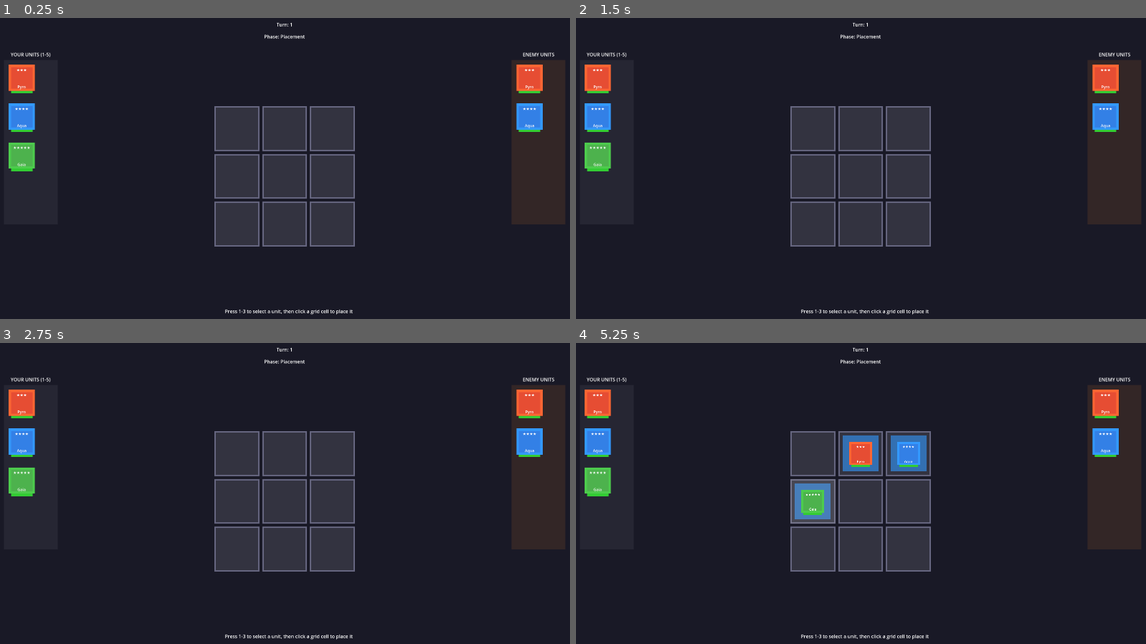
Above: before the commit, frames 1-4 (two rows, left to right).
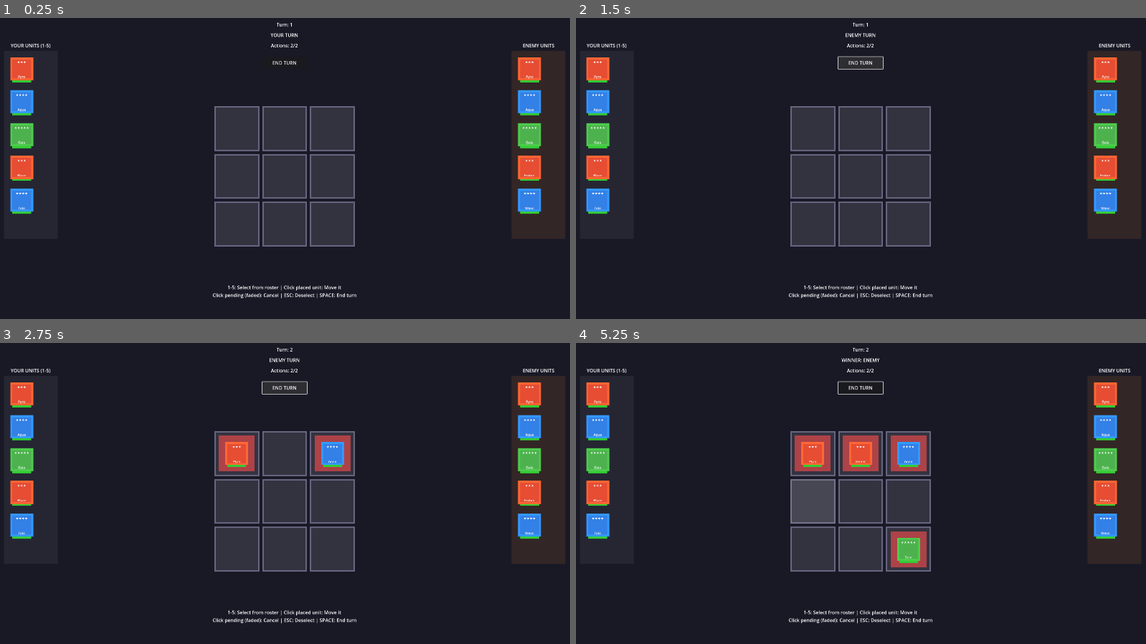
Above: after the commit, the same moments.

Repository: parrisgamedev-rgb/gacha-autobattler
Game: Godot game, scene res://scenes/battle/battle.tscn
Same seed, same stepped clock (60 frames per second), same inputs: the game is played once before the commit and once after it.
Inputs (mouse positions are in pixels of both pictures, inside the frame that each line leads up to):
- Up to frame 1 (0.25 s): no input
- Up to frame 2 (1.5 s): click (861, 63) at 0.5 s, where only the run after the commit has a clickable "END TURN"; click (861, 63) at 1.25 s, where only the run after the commit has a clickable "END TURN"
- Up to frame 3 (2.75 s): click (285, 388) at 2 s, where only the run after the commit has a clickable "END TURN"
- Up to frame 4 (5.25 s): tap A every 0.75 s from 2.75 to 5 s; move the mouse to (815, 454) at 2.77 s; tap Enter at 2.85 s; click (815, 454) at 2.92 s; tap Space at 3.02, 3.32, 3.77, 4.07 s; tap 1 at 3.05, 3.6 s; move the mouse to (861, 454) at 3.52 s; click (861, 454) at 3.67 s; tap 2 at 3.8, 4.35 s; move the mouse to (906, 454) at 4.27 s; click (906, 454) at 4.42 s; tap 3 at 4.55, 5.1 s; move the mouse to (815, 502) at 5.02 s; click (815, 502) at 5.17 s

The runs differ from the first frame. In frame 1, 5.3% of the frame differs, in the area x 1-100%, y 5-99%; in frame 2, 5.4%; in frame 3, 6.9%; in frame 4, 8.5%, in the area x 1-100%, y 1-99%.

Commit message:
Add turn system, duels, movement, and placement adjustment
Turn System:
- 2 actions per turn
- End turn with Space/Enter or button
- Turn phases: Player -> Enemy -> Resolve -> Next turn

Duels:
- Units contesting same square trigger duels
- Element advantage affects damage (1.3x/0.7x multiplier)
- Winner keeps square, loser goes on cooldown

Movement:
- Click placed unit to select for moving
- Click destination to move (costs 1 action)
- Moving into enemy square triggers duel

Placement Adjustment:
- Click pending (faded) placement to cancel
- Refunds the action
- Allows repositioning before committing

Basic AI:
- Places up to 2 units per turn on random empty cells

Co-Authored-By: Claude Opus 4.5 <noreply@anthropic.com>

Diff:
--- a/gacha-autobattler/scenes/battle/battle.tscn
+++ b/gacha-autobattler/scenes/battle/battle.tscn
@@ -28,57 +28,74 @@
 [node name="PhaseLabel" type="Label" parent="UI"]
 mouse_filter = 2
 offset_left = 860.0
-offset_top = 60.0
+offset_top = 55.0
 offset_right = 1060.0
-offset_bottom = 100.0
+offset_bottom = 95.0
 horizontal_alignment = 1
-text = "Phase: Placement"
+text = "YOUR TURN"
+
+[node name="ActionsLabel" type="Label" parent="UI"]
+mouse_filter = 2
+offset_left = 860.0
+offset_top = 90.0
+offset_right = 1060.0
+offset_bottom = 130.0
+horizontal_alignment = 1
+text = "Actions: 2/2"
+
+[node name="EndTurnButton" type="Button" parent="UI"]
+offset_left = 885.0
+offset_top = 140.0
+offset_right = 1035.0
+offset_bottom = 180.0
+text = "END TURN"
 
 [node name="PlayerRosterBG" type="ColorRect" parent="UI"]
 mouse_filter = 2
 offset_left = 20.0
-offset_top = 150.0
+offset_top = 120.0
 offset_right = 200.0
-offset_bottom = 700.0
+offset_bottom = 750.0
 color = Color(0.15, 0.15, 0.2, 1)
 
 [node name="PlayerRosterLabel" type="Label" parent="UI"]
 mouse_filter = 2
 offset_left = 20.0
-offset_top = 120.0
+offset_top = 90.0
 offset_right = 200.0
-offset_bottom = 150.0
+offset_bottom = 120.0
 horizontal_alignment = 1
 text = "YOUR UNITS (1-5)"
 
 [node name="PlayerRoster" type="Node2D" parent="UI"]
-position = Vector2(20, 150)
+position = Vector2(20, 120)
 
 [node name="EnemyRosterBG" type="ColorRect" parent="UI"]
 mouse_filter = 2
 offset_left = 1720.0
-offset_top = 150.0
+offset_top = 120.0
 offset_right = 1900.0
-offset_bottom = 700.0
+offset_bottom = 750.0
 color = Color(0.2, 0.15, 0.15, 1)
 
 [node name="EnemyRosterLabel" type="Label" parent="UI"]
 mouse_filter = 2
 offset_left = 1720.0
-offset_top = 120.0
+offset_top = 90.0
 offset_right = 1900.0
-offset_bottom = 150.0
+offset_bottom = 120.0
 horizontal_alignment = 1
 text = "ENEMY UNITS"
 
 [node name="EnemyRoster" type="Node2D" parent="UI"]
-position = Vector2(1720, 150)
+position = Vector2(1720, 120)
 
 [node name="Instructions" type="Label" parent="UI"]
 mouse_filter = 2
-offset_left = 760.0
-offset_top = 980.0
-offset_right = 1160.0
+offset_left = 560.0
+offset_top = 900.0
+offset_right = 1360.0
 offset_bottom = 1060.0
 horizontal_alignment = 1
-text = "Press 1-3 to select a unit, then click a grid cell to place it"
+text = "1-5: Select from roster | Click placed unit: Move it
+Click pending (faded): Cancel | ESC: Deselect | SPACE: End turn"
--- a/gacha-autobattler/scripts/battle/battle.gd
+++ b/gacha-autobattler/scripts/battle/battle.gd
@@ -1,36 +1,49 @@
 extends Node2D
 ## Main battle scene controller
-## Manages the 3x3 grid and turn flow
+## Manages the 3x3 grid, turns, and battle flow
 
 # Grid settings
 const GRID_SIZE = 3
 const CELL_SIZE = 150
 const CELL_GAP = 10
+const ACTIONS_PER_TURN = 2
 
 # References
 @onready var grid_container = $GridContainer
 @onready var turn_label = $UI/TurnLabel
 @onready var phase_label = $UI/PhaseLabel
+@onready var actions_label = $UI/ActionsLabel
 @onready var player_roster = $UI/PlayerRoster
 @onready var enemy_roster = $UI/EnemyRoster
+@onready var end_turn_button = $UI/EndTurnButton
 
 # Game state
+enum GamePhase { PLAYER_TURN, ENEMY_TURN, RESOLVING, GAME_OVER }
+var current_phase: GamePhase = GamePhase.PLAYER_TURN
 var current_turn: int = 1
-var grid_cells: Array = []  # 2D array of cell references
-var grid_ownership: Array = []  # 2D array: 0 = empty, 1 = player, 2 = enemy
-var grid_units: Array = []  # 2D array: UnitInstance or null
+var actions_remaining: int = ACTIONS_PER_TURN
+
+# Grid state
+var grid_cells: Array = []
+var grid_ownership: Array = []  # 0 = empty, 1 = player, 2 = enemy
+var grid_units: Array = []  # UnitInstance or null
+var grid_unit_displays: Array = []
 
 # Unit management
 var player_units: Array[UnitInstance] = []
 var enemy_units: Array[UnitInstance] = []
 var selected_unit: UnitInstance = null
+var moving_unit: UnitInstance = null  # Unit being moved from grid
+var moving_from: Dictionary = {}  # {row, col} of unit being moved
+
+# Pending actions for simultaneous resolution
+var player_pending_placements: Array = []  # [{unit, row, col}]
+var player_pending_moves: Array = []  # [{unit, from_row, from_col, to_row, to_col}]
+var enemy_pending_placements: Array = []
 
 # Preload scenes
 var GridCellScene = preload("res://scenes/battle/grid_cell.tscn")
 var UnitDisplayScene = preload("res://scenes/battle/unit_display.tscn")
-
-# Unit display references on grid
-var grid_unit_displays: Array = []  # 2D array of UnitDisplay nodes
 
 func _ready():
 	_create_grid()
@@ -38,14 +51,16 @@
 	_create_roster_displays()
 	_update_ui()
 
+	# Connect end turn button
+	if end_turn_button:
+		end_turn_button.pressed.connect(_on_end_turn_pressed)
+
 func _create_grid():
-	# Initialize arrays
 	grid_ownership = []
 	grid_cells = []
 	grid_units = []
 	grid_unit_displays = []
 
-	# Calculate offset to center the grid
 	var grid_total_size = (CELL_SIZE * GRID_SIZE) + (CELL_GAP * (GRID_SIZE - 1))
 	var offset = -grid_total_size / 2
 
@@ -56,16 +71,13 @@
 		var display_row = []
 
 		for col in range(GRID_SIZE):
-			# Create cell instance
 			var cell = GridCellScene.instantiate()
 			grid_container.add_child(cell)
 
-			# Position the cell
 			var x = offset + (col * (CELL_SIZE + CELL_GAP)) + CELL_SIZE / 2
 			var y = offset + (row * (CELL_SIZE + CELL_GAP)) + CELL_SIZE / 2
 			cell.position = Vector2(x, y)
 
-			# Initialize cell
 			cell.setup(row, col, CELL_SIZE)
 			cell.cell_clicked.connect(_on_cell_clicked)
 
@@ -80,45 +92,56 @@
 		grid_unit_displays.append(display_row)
 
 func _load_test_units():
-	# Load sample units for testing
 	var fire_data = load("res://resources/units/fire_warrior.tres") as UnitData
 	var water_data = load("res://resources/units/water_mage.tres") as UnitData
 	var nature_data = load("res://resources/units/nature_tank.tres") as UnitData
 
-	# Create player units
+	# Create 5 player units (as per design)
+	if fire_data:
+		player_units.append(UnitInstance.new(fire_data, 1))
+	if water_data:
+		player_units.append(UnitInstance.new(water_data, 1))
+	if nature_data:
+		player_units.append(UnitInstance.new(nature_data, 1))
 	if fire_data:
 		var unit = UnitInstance.new(fire_data, 1)
+		unit.unit_data = fire_data.duplicate()
+		unit.unit_data.unit_name = "Blaze"
 		player_units.append(unit)
-
 	if water_data:
 		var unit = UnitInstance.new(water_data, 1)
+		unit.unit_data = water_data.duplicate()
+		unit.unit_data.unit_name = "Tide"
 		player_units.append(unit)
 
+	# Create 5 enemy units
+	if fire_data:
+		enemy_units.append(UnitInstance.new(fire_data, 2))
+	if water_data:
+		enemy_units.append(UnitInstance.new(water_data, 2))
 	if nature_data:
-		var unit = UnitInstance.new(nature_data, 1)
-		player_units.append(unit)
-
-	# Create enemy units (same units for testing)
+		enemy_units.append(UnitInstance.new(nature_data, 2))
 	if fire_data:
 		var unit = UnitInstance.new(fire_data, 2)
+		unit.unit_data = fire_data.duplicate()
+		unit.unit_data.unit_name = "Ember"
 		enemy_units.append(unit)
-
 	if water_data:
 		var unit = UnitInstance.new(water_data, 2)
+		unit.unit_data = water_data.duplicate()
+		unit.unit_data.unit_name = "Wave"
 		enemy_units.append(unit)
 
 func _create_roster_displays():
-	# Create unit displays in the roster panels
 	var y_offset = 0
-	for unit in player_units:
+	for i in range(player_units.size()):
+		var unit = player_units[i]
 		var display = UnitDisplayScene.instantiate()
 		player_roster.add_child(display)
 		display.position = Vector2(60, 60 + y_offset)
 		display.setup(unit)
-		display.scale = Vector2(0.8, 0.8)
-
-		# Make clickable (we'll add this functionality)
-		y_offset += 130
+		display.scale = Vector2(0.7, 0.7)
+		y_offset += 110
 
 	y_offset = 0
 	for unit in enemy_units:
@@ -126,35 +149,172 @@
 		enemy_roster.add_child(display)
 		display.position = Vector2(60, 60 + y_offset)
 		display.setup(unit)
-		display.scale = Vector2(0.8, 0.8)
-		y_offset += 130
+		display.scale = Vector2(0.7, 0.7)
+		y_offset += 110
 
 func _on_cell_clicked(row: int, col: int):
-	print("Cell clicked: row ", row, ", col ", col)
-
-	# If we have a selected unit and the cell is empty, place it
-	if selected_unit and grid_units[row][col] == null:
-		_place_unit_on_grid(selected_unit, row, col)
+	if current_phase != GamePhase.PLAYER_TURN:
+		print("Not your turn!")
+		return
+
+	var cell_unit = grid_units[row][col]
+
+	# Check if clicking on a pending placement to cancel it
+	for i in range(player_pending_placements.size()):
+		var pending = player_pending_placements[i]
+		if pending.row == row and pending.col == col:
+			_cancel_pending_placement(i)
+			return
+
+	# Check if clicking on a pending move to cancel it
+	for i in range(player_pending_moves.size()):
+		var pending = player_pending_moves[i]
+		if pending.to_row == row and pending.to_col == col:
+			_cancel_pending_move(i)
+			return
+
+	if actions_remaining <= 0:
+		print("No actions remaining! Press End Turn.")
+		return
+
+	# Check if clicking on own unit to select for moving
+	if cell_unit != null and cell_unit.owner == 1:
+		# Select this unit for moving
+		moving_unit = cell_unit
+		moving_from = {"row": row, "col": col}
+		selected_unit = null  # Clear roster selection
+		print("Selected ", cell_unit.unit_data.unit_name, " for moving")
+		return
+
+	# If we have a unit selected for moving
+	if moving_unit != null:
+		# Check if target is different from origin
+		if row == moving_from.row and col == moving_from.col:
+			print("Can't move to same square!")
+			return
+
+		# Check if there's already a pending action here
+		for pending in player_pending_placements:
+			if pending.row == row and pending.col == col:
+				print("Already have a pending placement there!")
+				return
+
+		# Queue the move
+		_queue_move(moving_unit, moving_from.row, moving_from.col, row, col)
+		moving_unit = null
+		moving_from = {}
+		return
+
+	# If we have a selected unit from roster and the cell is empty
+	if selected_unit and cell_unit == null:
+		# Check if there's already a pending placement here
+		for pending in player_pending_placements:
+			if pending.row == row and pending.col == col:
+				print("Already have a pending placement there!")
+				return
+
+		_queue_placement(selected_unit, row, col)
 		selected_unit = null
-		_update_roster_selection()
-	# If cell has a unit, select it (for future: moving units)
-	elif grid_units[row][col] != null:
-		print("Cell has unit: ", grid_units[row][col].unit_data.unit_name)
-
-func _place_unit_on_grid(unit: UnitInstance, row: int, col: int):
-	# Update unit position
+	elif cell_unit != null and cell_unit.owner == 2:
+		print("Enemy cell - select a unit to challenge it!")
+
+func _queue_placement(unit: UnitInstance, row: int, col: int):
+	# Add to pending placements
+	player_pending_placements.append({
+		"unit": unit,
+		"row": row,
+		"col": col
+	})
+
+	# Mark unit as pending (not available for selection)
 	unit.place_on_grid(row, col)
 
-	# Update grid state
-	grid_units[row][col] = unit
-	grid_ownership[row][col] = unit.owner
-	grid_cells[row][col].set_ownership(unit.owner)
-
-	# Create visual display
+	# Show preview on grid
+	_show_placement_preview(unit, row, col)
+
+	actions_remaining -= 1
+	_update_ui()
+
+	print("Queued ", unit.unit_data.unit_name, " at (", row, ", ", col, ")")
+
+func _queue_move(unit: UnitInstance, from_row: int, from_col: int, to_row: int, to_col: int):
+	# Add to pending moves
+	player_pending_moves.append({
+		"unit": unit,
+		"from_row": from_row,
+		"from_col": from_col,
+		"to_row": to_row,
+		"to_col": to_col
+	})
+
+	# Update visual - make original position semi-transparent
+	if grid_unit_displays[from_row][from_col]:
+		grid_unit_displays[from_row][from_col].modulate = Color(1, 1, 1, 0.4)
+
+	# Show preview at destination
+	_show_placement_preview(unit, to_row, to_col)
+
+	# The original square is now vacated - mark it as available
+	# (we'll handle this in resolution)
+
+	actions_remaining -= 1
+	_update_ui()
+
+	print("Queued move: ", unit.unit_data.unit_name, " from (", from_row, ",", from_col, ") to (", to_row, ",", to_col, ")")
+
+func _cancel_pending_placement(index: int):
+	var pending = player_pending_placements[index]
+	var unit = pending.unit
+	var row = pending.row
+	var col = pending.col
+
+	# Remove from pending list
+	player_pending_placements.remove_at(index)
+
+	# Reset unit state
+	unit.remove_from_grid()
+
+	# Remove visual preview
+	if grid_unit_displays[row][col]:
+		grid_unit_displays[row][col].queue_free()
+		grid_unit_displays[row][col] = null
+
+	# Refund action
+	actions_remaining += 1
+	_update_ui()
+
+	print("Cancelled placement: ", unit.unit_data.unit_name)
+
+func _cancel_pending_move(index: int):
+	var pending = player_pending_moves[index]
+	var unit = pending.unit
+	var from_row = pending.from_row
+	var from_col = pending.from_col
+	var to_row = pending.to_row
+	var to_col = pending.to_col
+
+	# Remove from pending list
+	player_pending_moves.remove_at(index)
+
+	# Remove destination preview
+	if grid_unit_displays[to_row][to_col]:
+		grid_unit_displays[to_row][to_col].queue_free()
+		grid_unit_displays[to_row][to_col] = null
+
+	# Restore original position visual
+	if grid_unit_displays[from_row][from_col]:
+		grid_unit_displays[from_row][from_col].modulate = Color(1, 1, 1, 1)
+
+	# Refund action
+	actions_remaining += 1
+	_update_ui()
+
+	print("Cancelled move: ", unit.unit_data.unit_name)
+
+func _show_placement_preview(unit: UnitInstance, row: int, col: int):
 	var display = UnitDisplayScene.instantiate()
 	grid_container.add_child(display)
 
-	# Position at cell
 	var grid_total_size = (CELL_SIZE * GRID_SIZE) + (CELL_GAP * (GRID_SIZE - 1))
 	var offset = -grid_total_size / 2
 	var x = offset + (col * (CELL_SIZE + CELL_GAP)) + CELL_SIZE / 2
@@ -162,27 +322,275 @@
 	display.position = Vector2(x, y)
 	display.scale = Vector2(0.7, 0.7)
 	display.setup(unit)
+	display.modulate = Color(1, 1, 1, 0.7)  # Semi-transparent to show it's pending
 
 	grid_unit_displays[row][col] = display
+
+func _on_end_turn_pressed():
+	if current_phase != GamePhase.PLAYER_TURN:
+		return
+
+	print("=== End of Player Turn ===")
+
+	# Enemy takes their turn
+	current_phase = GamePhase.ENEMY_TURN
+	_update_ui()
+
+	# Simple delay before enemy acts
+	await get_tree().create_timer(0.5).timeout
+
+	_do_enemy_turn()
+
+func _do_enemy_turn():
+	print("Enemy is thinking...")
+
+	# Simple AI: place up to 2 units on random empty cells
+	var empty_cells = _get_empty_cells()
+	var available_units = enemy_units.filter(func(u): return u.can_act() and not u.is_placed())
+
+	var ai_actions = min(ACTIONS_PER_TURN, min(empty_cells.size(), available_units.size()))
+
+	for i in range(ai_actions):
+		if empty_cells.is_empty() or available_units.is_empty():
+			break
+
+		var unit = available_units.pop_front()
+		var cell_idx = randi() % empty_cells.size()
+		var cell = empty_cells[cell_idx]
+		empty_cells.remove_at(cell_idx)
+
+		enemy_pending_placements.append({
+			"unit": unit,
+			"row": cell.row,
+			"col": cell.col
+		})
+		unit.place_on_grid(cell.row, cell.col)
+
+		print("Enemy queued ", unit.unit_data.unit_name, " at (", cell.row, ", ", cell.col, ")")
+
+	await get_tree().create_timer(0.5).timeout
+
+	_resolve_turn()
+
+func _get_empty_cells() -> Array:
+	var empty = []
+	for row in range(GRID_SIZE):
+		for col in range(GRID_SIZE):
+			if grid_units[row][col] == null:
+				# Also check pending placements
+				var is_pending = false
+				for p in player_pending_placements:
+					if p.row == row and p.col == col:
+						is_pending = true
+						break
+				if not is_pending:
+					empty.append({"row": row, "col": col})
+	return empty
+
+func _resolve_turn():
+	print("=== Resolving Turn ===")
+	current_phase = GamePhase.RESOLVING
+	_update_ui()
+
+	# First, process player moves (vacate old squares)
+	for move in player_pending_moves:
+		var from_row = move.from_row
+		var from_col = move.from_col
+
+		# Clear the original position
+		grid_units[from_row][from_col] = null
+		grid_ownership[from_row][from_col] = 0
+		grid_cells[from_row][from_col].set_ownership(0)
+
+		# Remove old display
+		if grid_unit_displays[from_row][from_col]:
+			grid_unit_displays[from_row][from_col].queue_free()
+			grid_unit_displays[from_row][from_col] = null
+
+		# Add move destination as a pending placement
+		player_pending_placements.append({
+			"unit": move.unit,
+			"row": move.to_row,
+			"col": move.to_col
+		})
+
+		print("Executed move: ", move.unit.unit_data.unit_name, " vacated (", from_row, ",", from_col, ")")
+
+	# Check for contested squares (both players placed/moved to same cell)
+	var contests = []
+	for p_placement in player_pending_placements:
+		for e_placement in enemy_pending_placements:
+			if p_placement.row == e_placement.row and p_placement.col == e_placement.col:
+				contests.append({
+					"row": p_placement.row,
+					"col": p_placement.col,
+					"player_unit": p_placement.unit,
+					"enemy_unit": e_placement.unit
+				})
+
+	# Also check if player moves into enemy-occupied square (challenge)
+	for p_placement in player_pending_placements:
+		var target_unit = grid_units[p_placement.row][p_placement.col]
+		if target_unit != null and target_unit.owner == 2:
+			# Player is challenging an enemy square
+			contests.append({
+				"row": p_placement.row,
+				"col": p_placement.col,
+				"player_unit": p_placement.unit,
+				"enemy_unit": target_unit
+			})
+
+	# Resolve contests (duels)
+	for contest in contests:
+		await _resolve_duel(contest)
+
+	# Place non-contested units
+	for placement in player_pending_placements:
+		var dominated = false
+		for contest in contests:
+			if contest.row == placement.row and contest.col == placement.col:
+				dominated = true
+				break
+		if not dominated:
+			_confirm_placement(placement.unit, placement.row, placement.col, 1)
+
+	for placement in enemy_pending_placements:
+		var contested = false
+		for contest in contests:
+			if contest.row == placement.row and contest.col == placement.col:
+				contested = true
+				break
+		if not contested:
+			_confirm_placement(placement.unit, placement.row, placement.col, 2)
+
+	# Clear pending actions
+	player_pending_placements.clear()
+	player_pending_moves.clear()
+	enemy_pending_placements.clear()
 
 	# Check win condition
 	var winner = _check_win_condition()
 	if winner > 0:
-		phase_label.text = "Winner: " + ("Player" if winner == 1 else "Enemy")
-		print("Winner: ", "Player" if winner == 1 else "Enemy")
+		current_phase = GamePhase.GAME_OVER
+		phase_label.text = "WINNER: " + ("PLAYER" if winner == 1 else "ENEMY")
+		print("Game Over! Winner: ", "Player" if winner == 1 else "Enemy")
+		return
+
+	# Process cooldowns
+	for unit in player_units + enemy_units:
+		unit.process_turn_end()
+
+	# Start next turn
+	current_turn += 1
+	actions_remaining = ACTIONS_PER_TURN
+	current_phase = GamePhase.PLAYER_TURN
+	_update_ui()
+
+	print("=== Turn ", current_turn, " ===")
+
+func _resolve_duel(contest: Dictionary):
+	var p_unit = contest.player_unit as UnitInstance
+	var e_unit = contest.enemy_unit as UnitInstance
+	var row = contest.row
+	var col = contest.col
+
+	print("DUEL at (", row, ", ", col, "): ", p_unit.unit_data.unit_name, " vs ", e_unit.unit_data.unit_name)
+
+	# Calculate damage with element advantage
+	var p_multiplier = p_unit.unit_data.get_element_multiplier(e_unit.unit_data.element)
+	var e_multiplier = e_unit.unit_data.get_element_multiplier(p_unit.unit_data.element)
+
+	var p_damage = int(p_unit.unit_data.attack * p_multiplier)
+	var e_damage = int(e_unit.unit_data.attack * e_multiplier)
+
+	print("  Player deals ", p_damage, " (x", p_multiplier, "), Enemy deals ", e_damage, " (x", e_multiplier, ")")
+
+	# Apply damage
+	e_unit.take_damage(p_damage)
+	p_unit.take_damage(e_damage)
+
+	# Determine winner (who has more HP remaining, or who dealt killing blow)
+	var winner_unit: UnitInstance = null
+	var winner_owner: int = 0
+
+	if p_unit.current_hp <= 0 and e_unit.current_hp <= 0:
+		# Both died - no one gets the square
+		print("  Both units knocked out! Square remains empty.")
+		p_unit.remove_from_grid()
+		e_unit.remove_from_grid()
+		p_unit.start_cooldown()
+		e_unit.start_cooldown()
+		# Remove preview display
+		if grid_unit_displays[row][col]:
+			grid_unit_displays[row][col].queue_free()
+			grid_unit_displays[row][col] = null
+	elif p_unit.current_hp <= 0:
+		# Enemy wins
+		print("  Enemy wins the duel!")
+		winner_unit = e_unit
+		winner_owner = 2
+		p_unit.remove_from_grid()
+		p_unit.start_cooldown()
+	elif e_unit.current_hp <= 0:
+		# Player wins
+		print("  Player wins the duel!")
+		winner_unit = p_unit
+		winner_owner = 1
+		e_unit.remove_from_grid()
+		e_unit.start_cooldown()
+	else:
+		# Both alive - higher HP wins
+		if p_unit.current_hp >= e_unit.current_hp:
+			print("  Player wins (more HP)!")
+			winner_unit = p_unit
+			winner_owner = 1
+			e_unit.remove_from_grid()
+			e_unit.start_cooldown()
+		else:
+			print("  Enemy wins (more HP)!")
+			winner_unit = e_unit
+			winner_owner = 2
+			p_unit.remove_from_grid()
+			p_unit.start_cooldown()
+
+	# Place winner on grid
+	if winner_unit:
+		_confirm_placement(winner_unit, row, col, winner_owner)
+
+	await get_tree().create_timer(0.3).timeout
+
+func _confirm_placement(unit: UnitInstance, row: int, col: int, owner: int):
+	grid_units[row][col] = unit
+	grid_ownership[row][col] = owner
+	grid_cells[row][col].set_ownership(owner)
+
+	# Update or create display
+	if grid_unit_displays[row][col]:
+		grid_unit_displays[row][col].queue_free()
+
+	var display = UnitDisplayScene.instantiate()
+	grid_container.add_child(display)
+
+	var grid_total_size = (CELL_SIZE * GRID_SIZE) + (CELL_GAP * (GRID_SIZE - 1))
+	var offset = -grid_total_size / 2
+	var x = offset + (col * (CELL_SIZE + CELL_GAP)) + CELL_SIZE / 2
+	var y = offset + (row * (CELL_SIZE + CELL_GAP)) + CELL_SIZE / 2
+	display.position = Vector2(x, y)
+	display.scale = Vector2(0.7, 0.7)
+	display.setup(unit)
+	display.modulate = Color(1, 1, 1, 1)  # Full opacity for confirmed
+
+	grid_unit_displays[row][col] = display
 
 func _check_win_condition() -> int:
-	# Check rows
 	for row in range(GRID_SIZE):
 		if _check_line(grid_ownership[row][0], grid_ownership[row][1], grid_ownership[row][2]):
 			return grid_ownership[row][0]
 
-	# Check columns
 	for col in range(GRID_SIZE):
 		if _check_line(grid_ownership[0][col], grid_ownership[1][col], grid_ownership[2][col]):
 			return grid_ownership[0][col]
 
-	# Check diagonals
 	if _check_line(grid_ownership[0][0], grid_ownership[1][1], grid_ownership[2][2]):
 		return grid_ownership[0][0]
 	if _check_line(grid_ownership[0][2], grid_ownership[1][1], grid_ownership[2][0]):
@@ -195,42 +603,54 @@
 
 func _update_ui():
 	turn_label.text = "Turn: " + str(current_turn)
-	phase_label.text = "Phase: Placement"
-
-func _update_roster_selection():
-	# Update visual selection state in roster
-	pass
+
+	match current_phase:
+		GamePhase.PLAYER_TURN:
+			phase_label.text = "YOUR TURN"
+		GamePhase.ENEMY_TURN:
+			phase_label.text = "ENEMY TURN"
+		GamePhase.RESOLVING:
+			phase_label.text = "RESOLVING..."
+		GamePhase.GAME_OVER:
+			pass  # Keep winner text
+
+	if actions_label:
+		actions_label.text = "Actions: " + str(actions_remaining) + "/" + str(ACTIONS_PER_TURN)
 
 func _input(event):
-	# Number keys to select units from roster
+	if current_phase != GamePhase.PLAYER_TURN:
+		return
+
 	if event is InputEventKey and event.pressed:
 		match event.keycode:
 			KEY_1:
-				if player_units.size() > 0:
-					_select_unit(player_units[0])
+				_try_select_unit(0)
 			KEY_2:
-				if player_units.size() > 1:
-					_select_unit(player_units[1])
+				_try_select_unit(1)
 			KEY_3:
-				if player_units.size() > 2:
-					_select_unit(player_units[2])
+				_try_select_unit(2)
 			KEY_4:
-				if player_units.size() > 3:
-					_select_unit(player_units[3])
+				_try_select_unit(3)
 			KEY_5:
-				if player_units.size() > 4:
-					_select_unit(player_units[4])
+				_try_select_unit(4)
 			KEY_ESCAPE:
 				selected_unit = null
-				_update_roster_selection()
-				print("Deselected unit")
-
-func _select_unit(unit: UnitInstance):
+				moving_unit = null
+				moving_from = {}
+				print("Deselected")
+			KEY_ENTER, KEY_SPACE:
+				_on_end_turn_pressed()
+
+func _try_select_unit(index: int):
+	if index >= player_units.size():
+		return
+
+	var unit = player_units[index]
 	if unit.can_act() and not unit.is_placed():
 		selected_unit = unit
-		print("Selected unit: ", unit.unit_data.unit_name)
+		print("Selected: ", unit.unit_data.unit_name)
 	else:
 		if unit.is_placed():
-			print("Unit already placed on grid")
-		elif not unit.can_act():
-			print("Unit cannot act (on cooldown)")
+			print(unit.unit_data.unit_name, " is already on the grid")
+		elif unit.is_on_cooldown:
+			print(unit.unit_data.unit_name, " is on cooldown")
